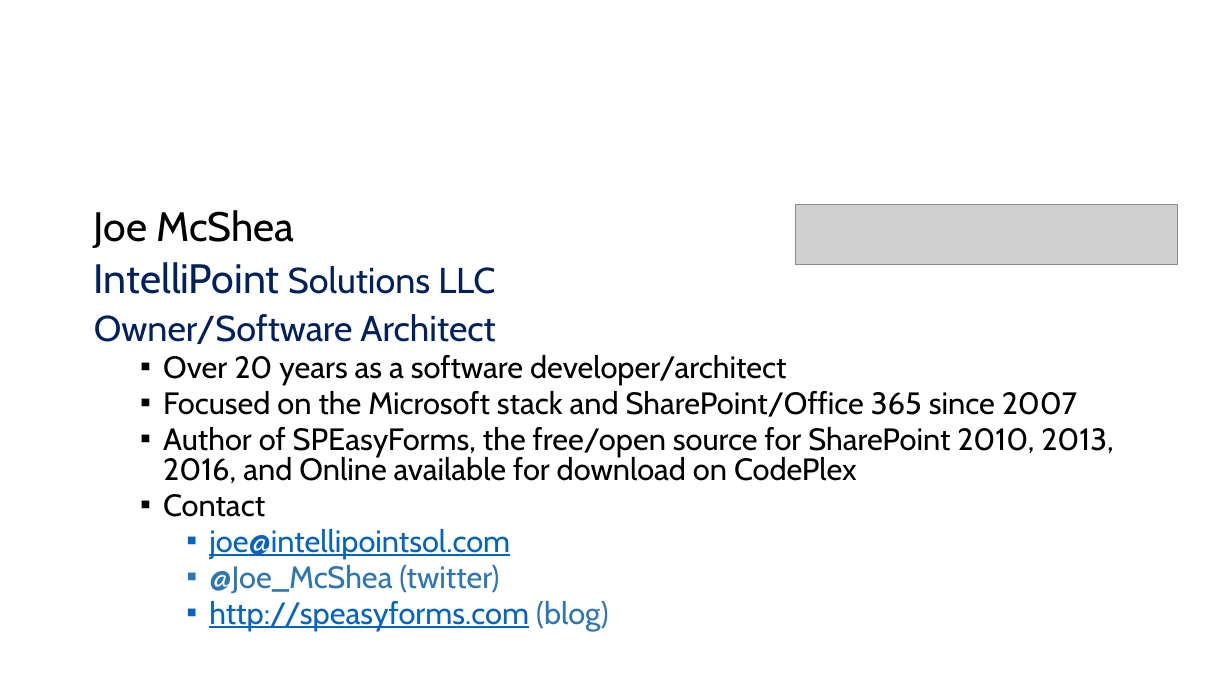
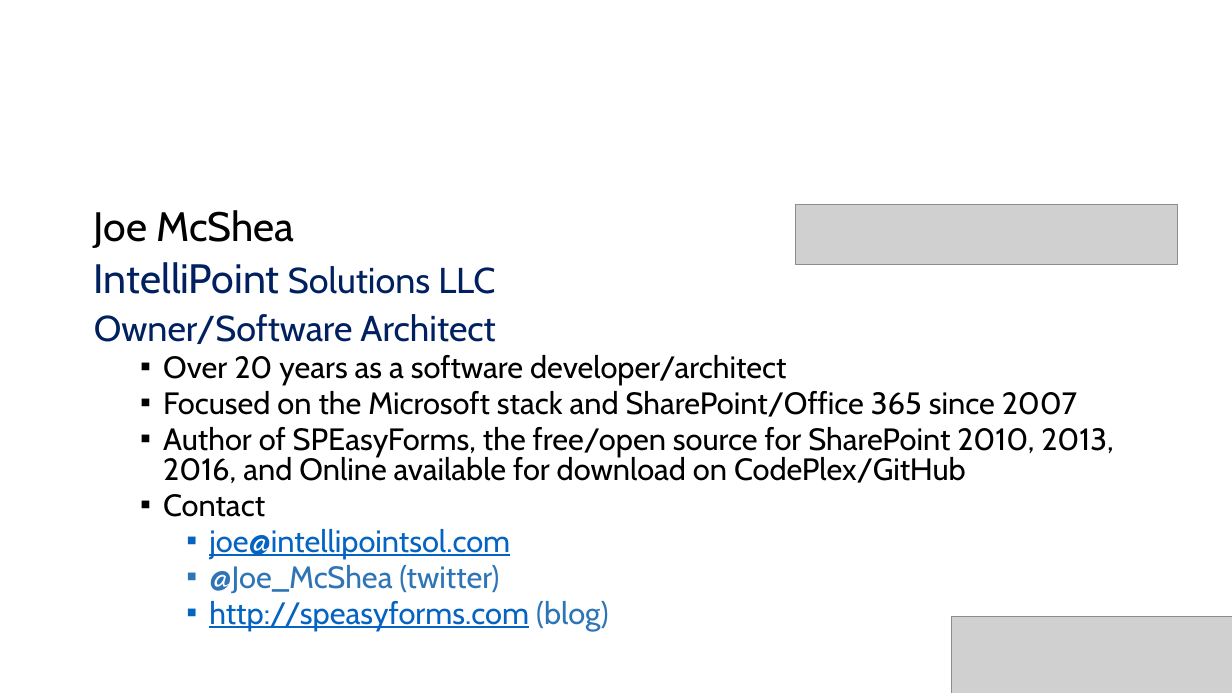
Before and after one commit to mcsheaj/TKOWebParts, a slide deck: slide 5 of TKOSharePoint_SPSHOU.pptx. Drawn at 1232x693 pixels with LibreOffice and Linux fonts; fonts in the diff are those of the drawing; grey boxes stand for pictures; background and template pictures are left out. Boxes give left, top, right and bottom in pixels: in the first picture for what was removed or moved away, otherwise in the second. Text is boxed around its words. In the diff, an @@ line names an element or a change of style, - is before the commit and + after.

Commit message:
updated slides

```diff
--- a/TKOSharePoint_SPSHOU.pptx
+++ b/TKOSharePoint_SPSHOU.pptx
@@ text at <box>163,427,1114,483</box>: text changed @@
-  ▪ Author of SPEasyForms, the free/open source for SharePoint 2010, 2013, 2016, and Online available for download on CodePlex
+  ▪ Author of SPEasyForms, the free/open source for SharePoint 2010, 2013, 2016, and Online available for download on CodePlex/GitHub
@@ picture added at <box>952,616,1232,693</box> @@
```
Also in this commit, not shown: 3 other slides changed, 2 slides added.
